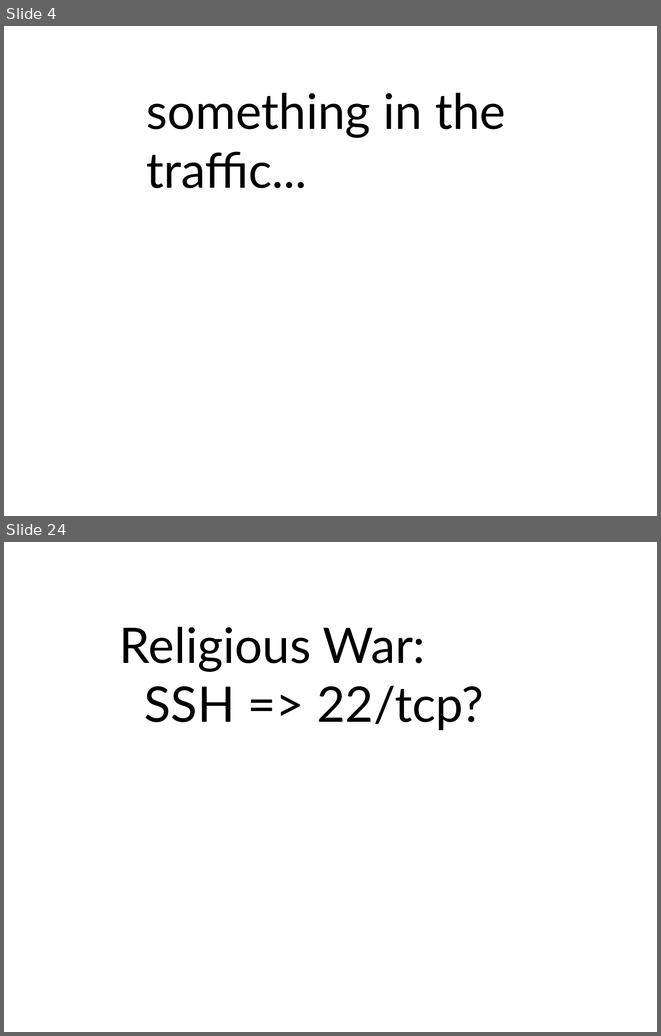
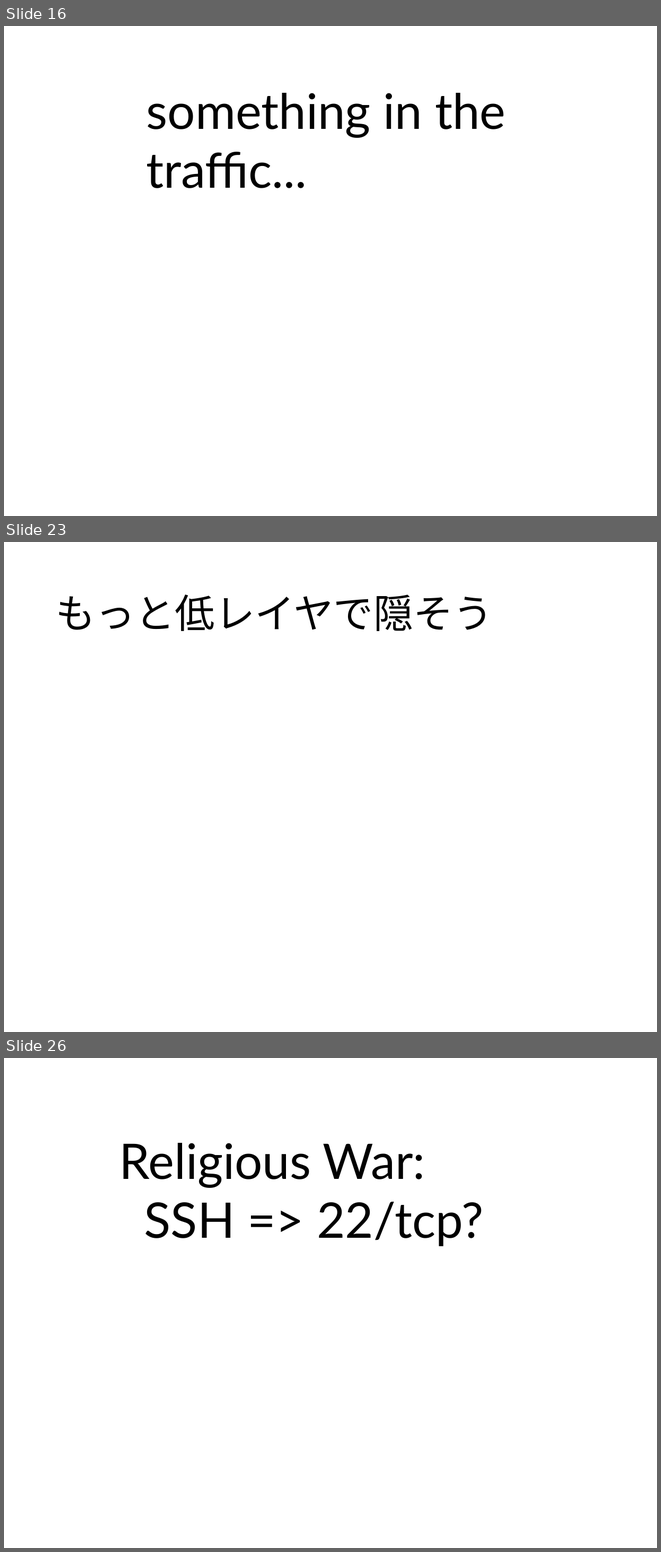
Before and after one commit to ozuma/sumida_sec, a slide deck: 2015-no.2/ppt/00_ozuma.pptx. Shown one above the other, each under a label of ours: slides 4 and 24 before the commit, slides 16, 23 and 26 after it; the slides between them are not shown. The pictures are 661x1036 and 661x1552 pixels, drawn with LibreOffice and Linux fonts; fonts in the diff are those of the drawing; background and template pictures are left out. Boxes give left, top, right and bottom in pixels: in the first picture for what was removed or moved away, otherwise in the second. Text is boxed around its words. In the diff, an @@ line names an element or a change of style, - is before the commit and + after.

```diff
--- a/2015-no.2/ppt/00_ozuma.pptx
+++ b/2015-no.2/ppt/00_ozuma.pptx
@@ slide 23 added at [4,542,657,1032], background #FFFFFF @@
@@ title added at [55,594,493,631], 44 pt, text #000000 @@
+もっと低レイヤで隠そう
@@ what was slide 4 is now slide 16 @@
@@ what was slide 24 is now slide 26 @@
```
Also in this commit, not shown: 24 slides changed, 1 other slide added, 1 other file.
